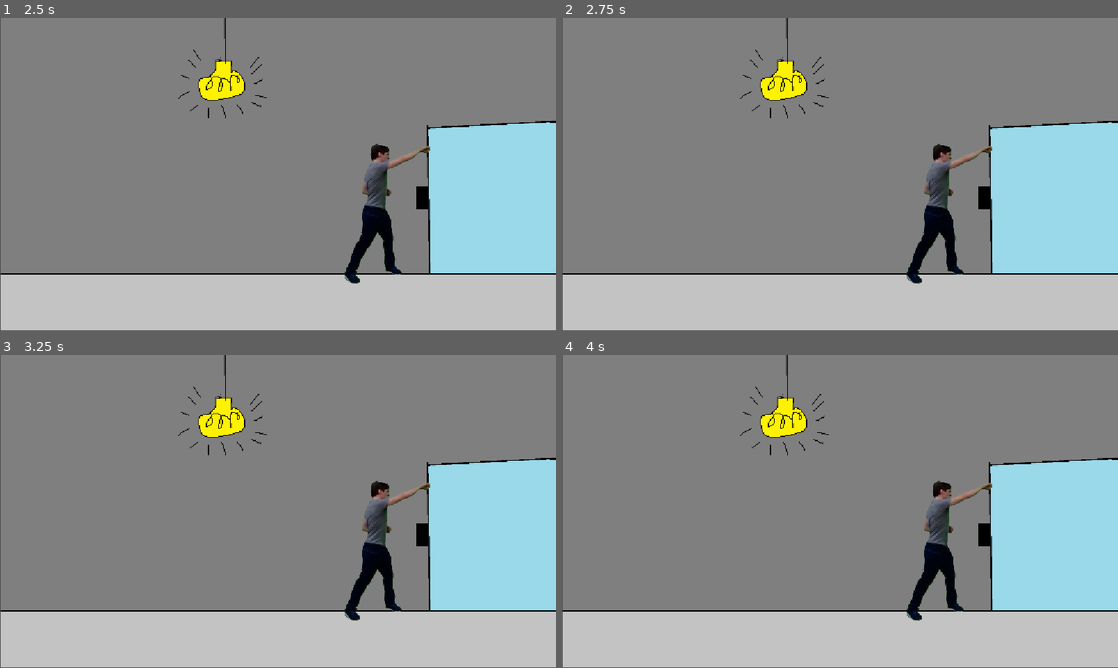
Above: before the commit, frames 1-4 (two rows, left to right).
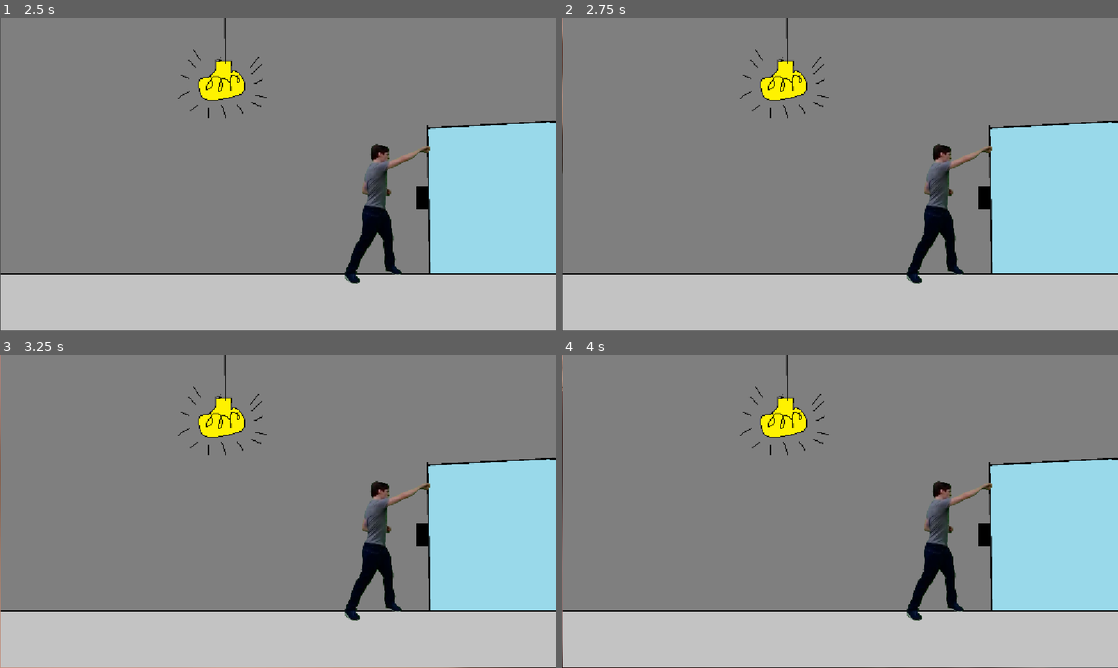
Above: after the commit, the same moments.

Repository: mushyp3a/dyhtg-2026
Game: Godot game, scene res://scenes/punching.tscn
The game is run twice, just before and just after one commit, with the same random seed, the same clock (stepped at 60 frames per second) and the same inputs. This scene is started directly instead of the project's main scene.
Inputs:
- Up to frame 1 (2.5 s): tap Enter at 0.5, 2 s; tap P (enemy) at 0.6, 1.55, 2.1 s; tap Q (jerma) at 0.8, 1.35, 2.3 s; tap Space at 1.25 s
- Up to frame 2 (2.75 s): no input
- Up to frame 3 (3.25 s): tap Space at 2.75 s; tap Q (jerma) at 2.85 s; tap P (enemy) at 3.05 s
- Up to frame 4 (4 s): tap Enter at 3.5 s; tap P (enemy) at 3.6 s; tap Q (jerma) at 3.8 s

Frame 1 is identical in both runs. In frame 2, less than 0.1% of the frame differs, in the area x 0-1%, y 0-50%; in frame 3, 0.3%, in the area x 0-100%, y 0-100%; in frame 4, 0.3%.
Error before the commit: Invalid access to property or key 'beat_length' on a base object of type 'null instance'. (res://scripts/rythm_controller.gd:21)
Error after the commit: Invalid assignment of property or key 'texture' with value of type 'CompressedTexture2D' on a base object of type 'Nil'. (res://scripts/punching.gd:22)

Commit message:
punching level

Diff:
--- a/scenes/punching.tscn
+++ b/scenes/punching.tscn
@@ -12,7 +12,7 @@
 script = ExtResource("1_7wbwj")
 level = ExtResource("2_pfdg8")
 
-[node name="RhythmNotifier" type="Node" parent="." unique_id=276379582]
+[node name="RythmNotifier" type="Node" parent="." unique_id=276379582]
 script = ExtResource("1_5yfs8")
 bpm = 120.0
 beat_length = 0.5
--- a/scripts/punching.gd
+++ b/scripts/punching.gd
@@ -1,11 +1,26 @@
 extends Node
-
+static var character: Sprite2D
+const leftPunch = preload("res://images/jerma_left_punch.png")
+const rightPunch = preload("res://images/jerma_right_punch.png")
+const neutral = preload("res://images/jerma_neutral_punch.png")
 
 # Called when the node enters the scene tree for the first time.
 func _ready() -> void:
-	pass # Replace with function body.
+	character = $jerma
 
 
 # Called every frame. 'delta' is the elapsed time since the previous frame.
 func _process(delta: float) -> void:
 	pass
+
+static func onSuccess(interaction: String) -> void:
+	if interaction == "l":
+		print("left baby")
+		character.texture = leftPunch
+	elif interaction == "r":
+		print("actual right baby")
+		character.texture = rightPunch
+
+static func onFailure(interaction: String) -> void:
+	print("FIALURE")
+	SceneChanger.restart_level()
